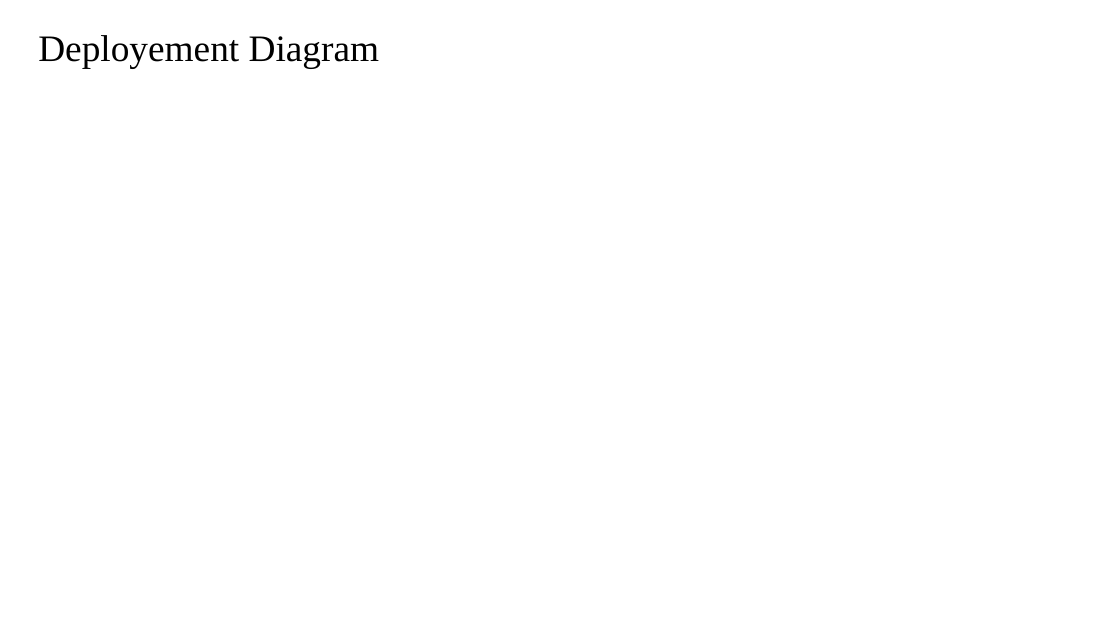
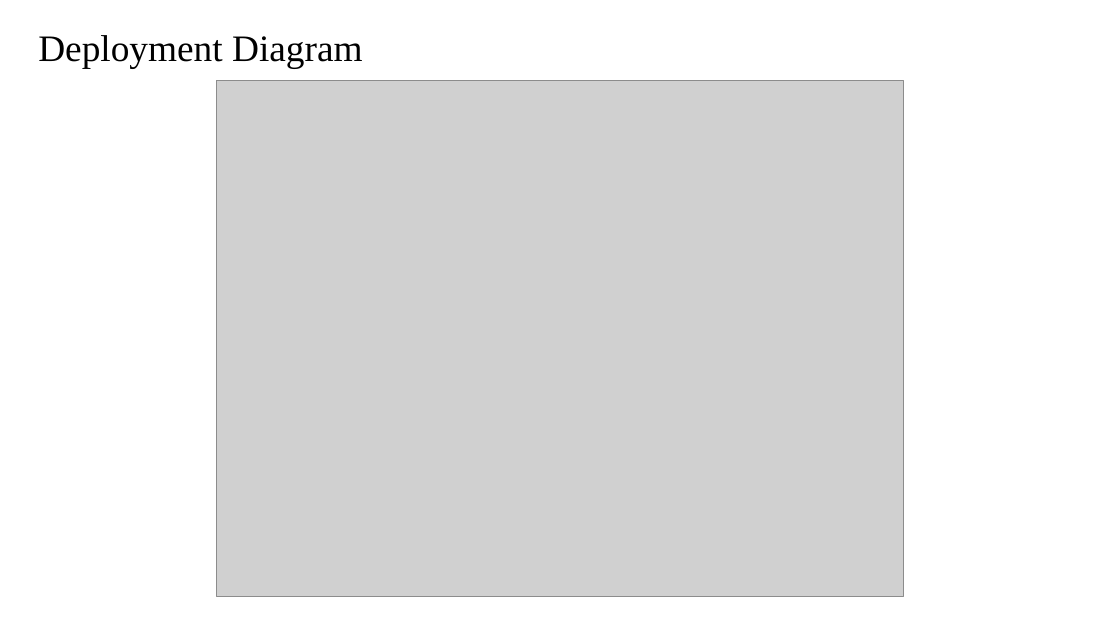
Before and after one commit to Sruthika111/Swiftml, a slide deck: slide 11 of FILES/literature-survey.pptx. Drawn at 1120x630 pixels with LibreOffice and Linux fonts; fonts in the diff are those of the drawing; grey boxes stand for pictures. Boxes give left, top, right and bottom in pixels: in the first picture for what was removed or moved away, otherwise in the second. Text is boxed around its words. In the diff, an @@ line names an element or a change of style, - is before the commit and + after.

```diff
--- a/FILES/literature-survey.pptx
+++ b/FILES/literature-survey.pptx
@@ title at bbox=[38, 35, 363, 68]: text changed @@
-Deployement Diagram
+Deployment Diagram
@@ picture added at bbox=[217, 81, 903, 597] @@
```
Also in this commit, not shown: 5 other slides changed, 1 slide added, 1 slide removed, 26 other files.
